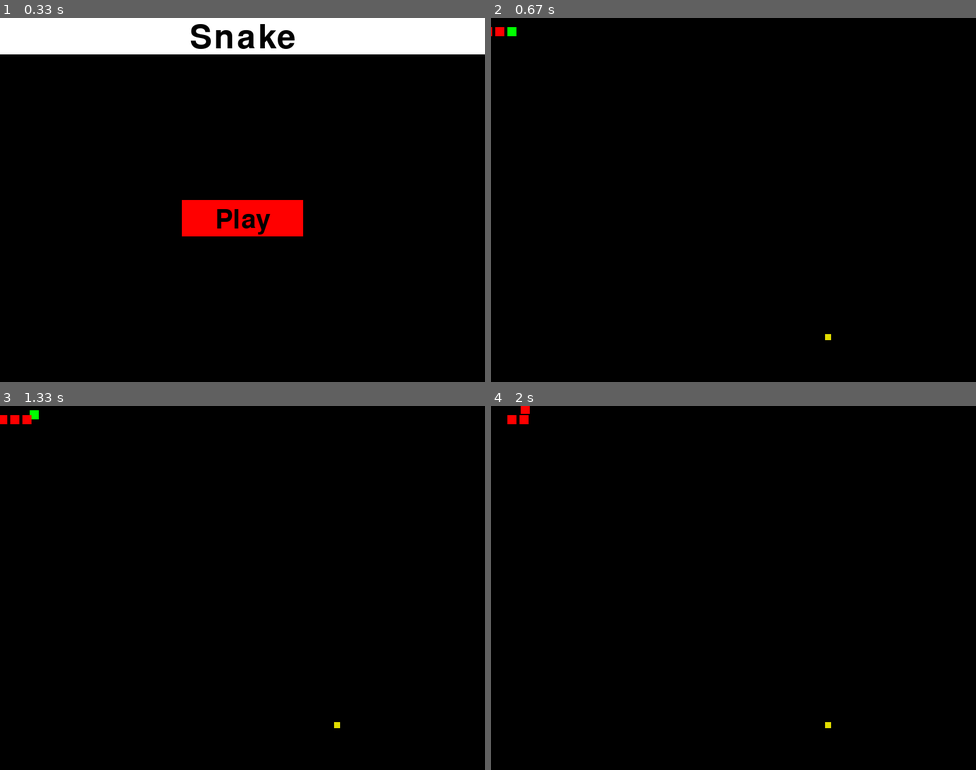
Above: before the commit, frames 1-4 (two rows, left to right).
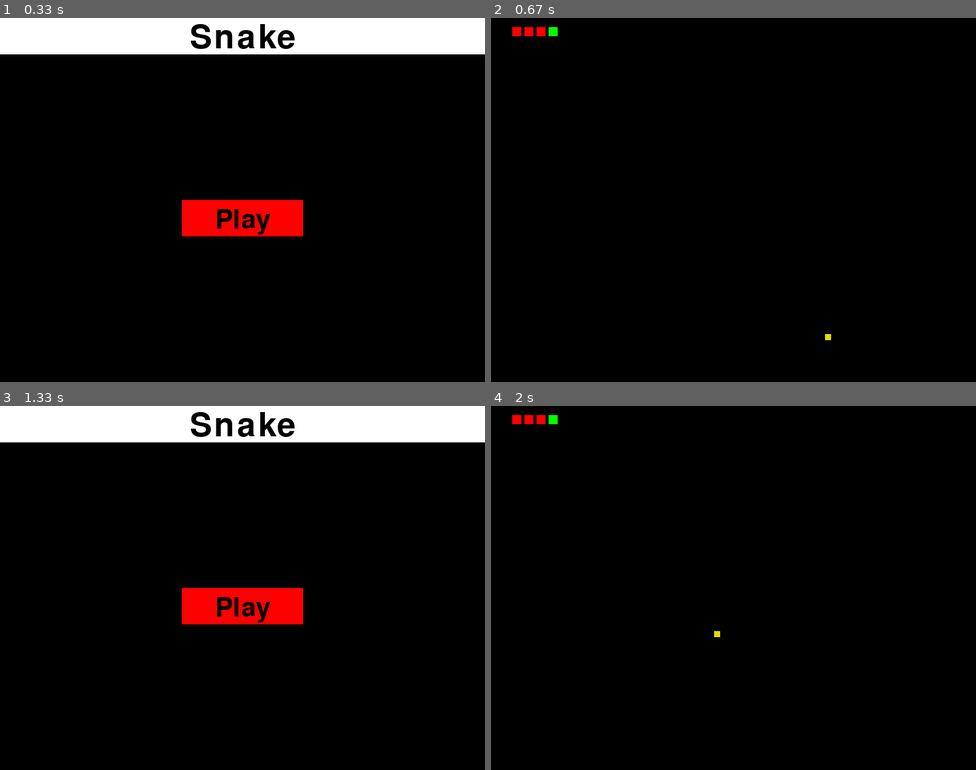
Above: after the commit, the same moments.

Repository: charlesr-245/SnakePygameTest
Game: pygame game, started from Snake/__init__.py
The game is run twice, just before and just after one commit, with the same random seed, the same clock (stepped at 60 frames per second) and the same inputs.
Inputs (mouse positions are in pixels of both pictures, inside the frame that each line leads up to):
- Up to frame 1 (0.33 s): no input
- Up to frame 2 (0.67 s): click "Play" at 0.38 s
- Up to frame 3 (1.33 s): hold Up from 1.17 s (still down)
- Up to frame 4 (2 s): release Up at 1.63 s; click (733, 606) at 1.72 s, where only the run after the commit has a clickable "Play"

Frame 1 is identical in both runs. In frame 2, 0.3% of the frame differs, in the area x 0-14%, y 2-5%; in frame 3, 12%, in the area x 0-100%, y 0-89%; in frame 4, 0.3%.

Commit message:
Game border

Diff:
--- a/Snake/EventHandler.py
+++ b/Snake/EventHandler.py
@@ -13,7 +13,7 @@
        this.mouseDown = False
        for event in pygame.event.get():
             if event.type == QUIT:
-                print("QUITTING PROGRAM...")
+                #print("QUITTING PROGRAM...")
                 sys.exit(0)
             if pygame.mouse.get_pressed()[0]:
                 this.mouseDown = True
--- a/Snake/LevelObjects.py
+++ b/Snake/LevelObjects.py
@@ -58,7 +58,7 @@
         this.lastDirY = 0
         this.dirX = 1
         this.dirY = 0
-        this.speed = 0.75
+        this.speed = 5
         this.posToAppend = this.pos
         this.snakeHead = SnakeHead(this)
         this.collectable = collectable
@@ -94,11 +94,12 @@
     def AddPart(this):
         this.parts+=1
         this.snakeBody.append(SnakeBody(this,this.parts))
+        print(len(this.snakeBody))
         this.collectable.ResetPos(this.collectable)
 
     def CheckCollectable(this):
-        if (this.snakeHead.pos[0]>= this.collectable.pos[0] - this.collectable.size and this.snakeHead.pos[0]<= this.collectable.pos[0] + this.collectable.size):
-            if (this.snakeHead.pos[1]>= this.collectable.pos[1] - this.collectable.size and this.snakeHead.pos[1]<= this.collectable.pos[1] + this.collectable.size):
+        if (this.snakeHead.pos[0]>= this.collectable.pos[0] - this.collectable.size*2 and this.snakeHead.pos[0]<= this.collectable.pos[0] + this.collectable.size*2):
+            if (this.snakeHead.pos[1]>= this.collectable.pos[1] - this.collectable.size*2 and this.snakeHead.pos[1]<= this.collectable.pos[1] + this.collectable.size*2):
                 this.AddPart()
 
     def ResetPositions(this):
@@ -129,33 +130,43 @@
         this.dirX = snake.dirX
         this.dirY = snake.dirY
         this.speed = snake.speed
+        this.parent = snake
     def Update(this,dirX, dirY):
         this.dirX = dirX
         this.dirY = dirY
         this.pos = (this.pos[0]+(this.speed*dirX), this.pos[1]+(this.speed*dirY), this.size,this.size)
         pygame.draw.rect(this.screen,colors.GREEN,this.pos)
+        this.CheckBorders()
+    def CheckBorders(this):
+        if (this.pos[0] - this.size >= 790 or this.pos[0] + this.size <= 0 or this.pos[1] - this.size >= 600 or this.pos[1] <= 0):
+            print("DED")
+            SendCommand(this.parent.manager,"l 0", this.parent)
 
 
 class SnakeBody(object):
-    def __init__(this, snake, i):
+    def __init__(this, snake, i, posArray = None):
         this.part = i
+        if (this.part > 4):
+            this.part-=1
+            #print(len(snake.snakeBody))
         this.size = snake.size
         this.screen = snake.screen
         this.dirX = snake.dirX
         this.dirY = snake.dirY
         this.speed = snake.speed
-        if (snake.snakeHead.dirX != 0):
-            if (this.part > 4):
+        this.posArray = [array('f'), array('f'), array('f'), array('f')]
+        #print(this.part)
+        if (this.part > 4):
+            if (snake.snakeHead.dirX != 0):
                 this.pos = (snake.snakeHead.pos[0]-((i-2)*(this.size+5)*snake.snakeHead.dirX),snake.snakeHead.pos[1],this.size,this.size)
             else:
+                this.pos = (snake.snakeHead.pos[0],snake.snakeHead.pos[1]-((i-2)*(this.size+5)*snake.snakeHead.dirY),this.size,this.size)
+        else:
+            if (snake.snakeHead.dirX != 0):
                 this.pos = (snake.snakeHead.pos[0]-((i-1)*(this.size+5)*snake.snakeHead.dirX),snake.snakeHead.pos[1],this.size,this.size)
-        else:
-            if (this.part > 4):
-                this.pos = (snake.snakeHead.pos[0],snake.snakeHead.pos[1]-((i-2)*(this.size+5)*snake.snakeHead.dirY),this.size,this.size)
             else:
                 this.pos = (snake.snakeHead.pos[0],snake.snakeHead.pos[1]-((i-1)*(this.size+5)*snake.snakeHead.dirY),this.size,this.size)
         this.font = pygame.font.Font(None,50)
-        this.posArray = [array('f'), array('f'), array('f'), array('f')]
         this.manager = snake.manager
         #print(this.part)
     def Update(this, snake):
--- a/Snake/__init__.py
+++ b/Snake/__init__.py
@@ -4,6 +4,9 @@
 from EventHandler import *
 
 def __init__():
+    global clock
+    clock = pygame.time.Clock()
+    clock.tick(60)
     global display
     global eventHandler
     eventHandler = EventHandler()
@@ -12,6 +15,7 @@
         Update()
 
 def Update():
+    clock.tick(60)
     eventHandler.Update() #Checks for user input
     display.Update()
 
